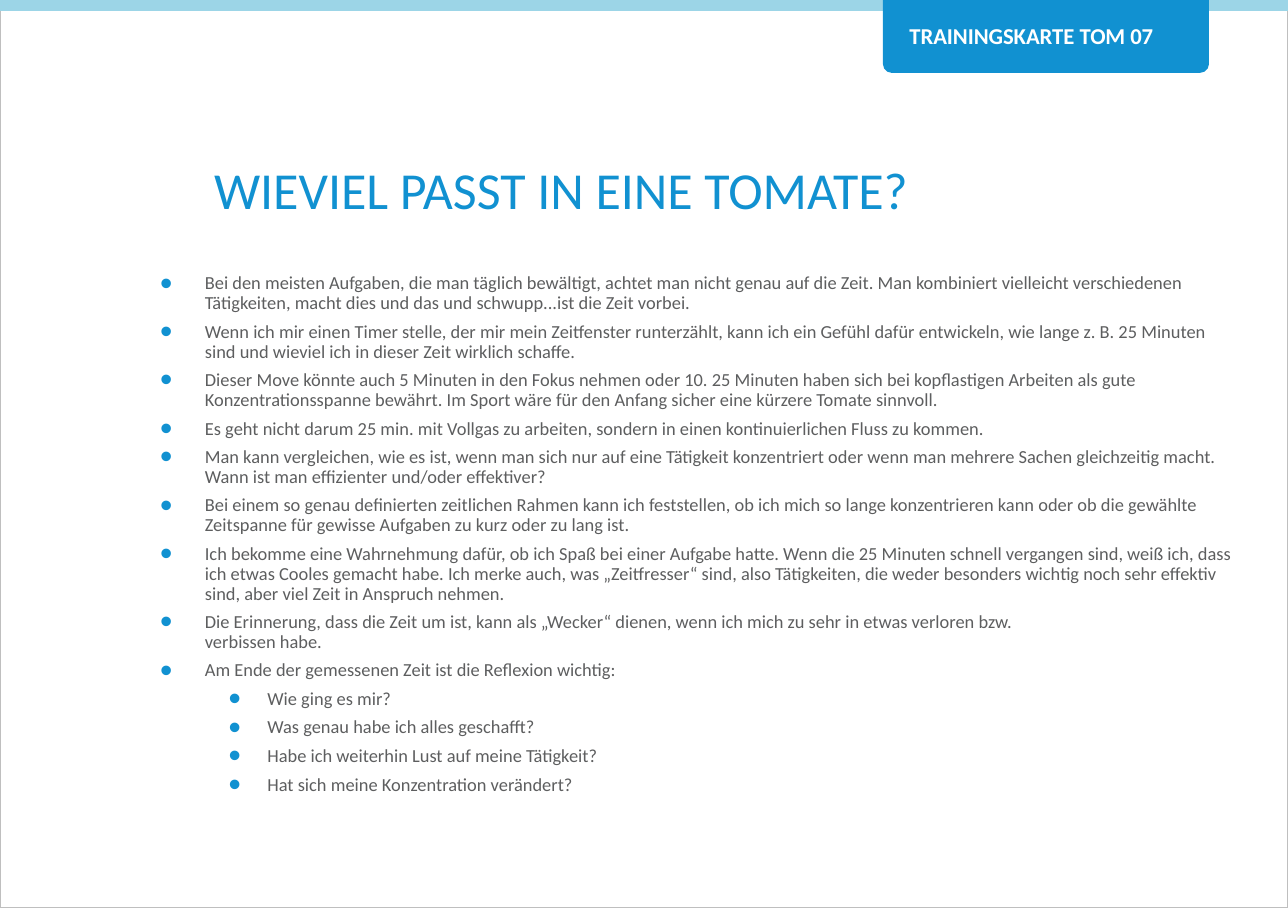
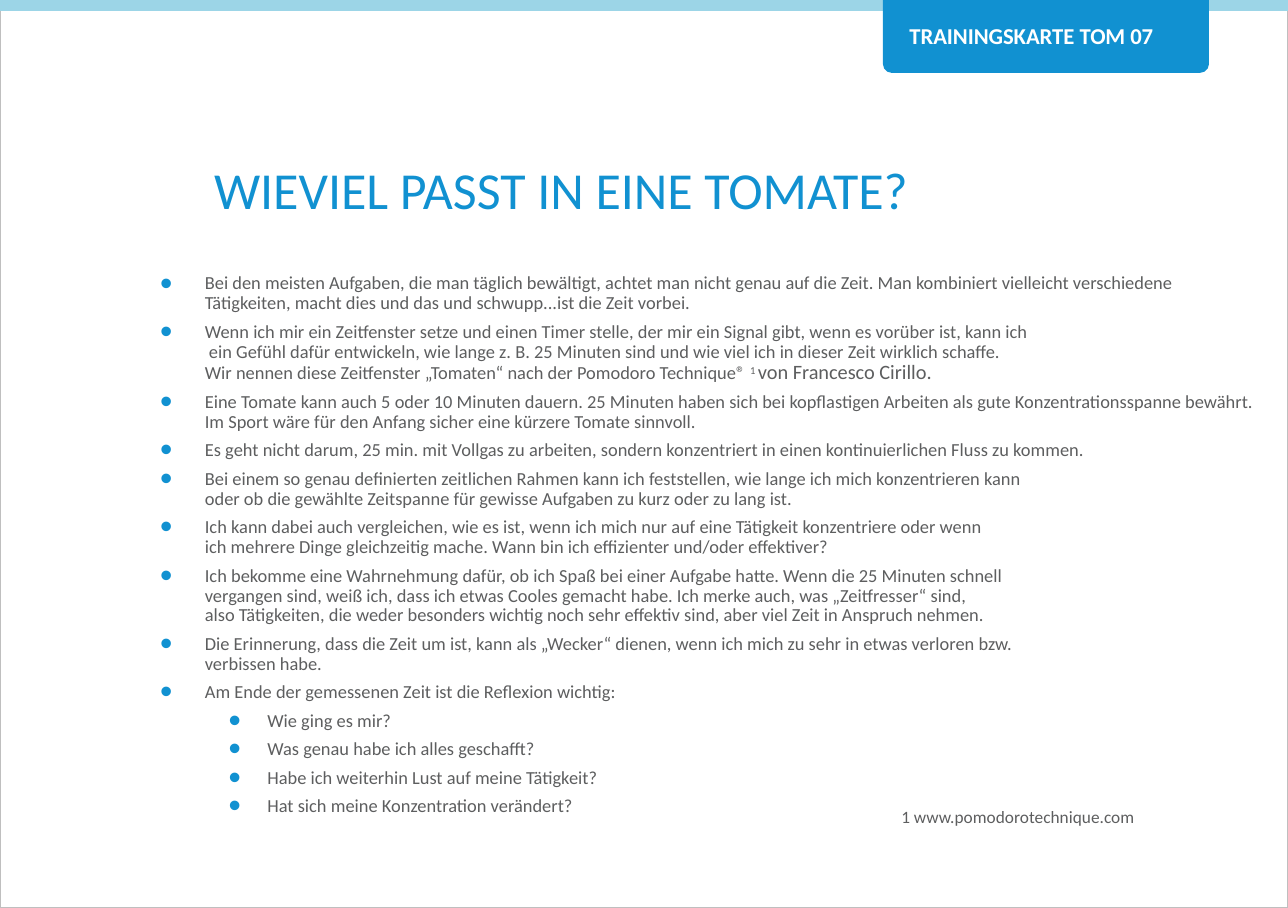
Before and after one commit to Teamtool/training-materials, a slide deck: slide 1 of agile moves/Tomatoes (TOM)/ger_TOM_07_Wieviel_passt_in_eine_Tomate.pptx. Drawn at 1288x908 pixels with LibreOffice and Linux fonts; fonts in the diff are those of the drawing; background and template pictures are left out. Boxes give left, top, right and bottom in pixels: in the first picture for what was removed or moved away, otherwise in the second. Text is boxed around its words. In the diff, an @@ line names an element or a change of style, - is before the commit and + after.

```diff
--- a/agile moves/Tomatoes (TOM)/ger_TOM_07_Wieviel_passt_in_eine_Tomate.pptx
+++ b/agile moves/Tomatoes (TOM)/ger_TOM_07_Wieviel_passt_in_eine_Tomate.pptx
@@ text at (x1=205, y1=276, x2=1172, y2=556): text changed @@
-• Bei den meisten Aufgaben, die man täglich bewältigt, achtet man nicht genau auf die Zeit. Man kombiniert vielleicht verschiedenen Tätigkeiten, macht dies und das und schwupp...ist die Zeit vorbei.
-• Wenn ich mir einen Timer stelle, der mir mein Zeitfenster runterzählt, kann ich ein Gefühl dafür entwickeln, wie lange z. B. 25 Minuten sind und wieviel ich in dieser Zeit wirklich schaffe.
-• Dieser Move könnte auch 5 Minuten in den Fokus nehmen oder 10. 25 Minuten haben sich bei kopflastigen Arbeiten als gute Konzentrationsspanne bewährt. Im Sport wäre für den Anfang sicher eine kürzere Tomate sinnvoll.
-• Es geht nicht darum 25 min. mit Vollgas zu arbeiten, sondern in einen kontinuierlichen Fluss zu kommen.
-• Man kann vergleichen, wie es ist, wenn man sich nur auf eine Tätigkeit konzentriert oder wenn man mehrere Sachen gleichzeitig macht. Wann ist man effizienter und/oder effektiver?
-• Bei einem so genau definierten zeitlichen Rahmen kann ich feststellen, ob ich mich so lange konzentrieren kann oder ob die gewählte Zeitspanne für gewisse Aufgaben zu kurz oder zu lang ist.
+• Bei den meisten Aufgaben, die man täglich bewältigt, achtet man nicht genau auf die Zeit. Man kombiniert vielleicht verschiedene Tätigkeiten, macht dies und das und schwupp...ist die Zeit vorbei.
+• Wenn ich mir ein Zeitfenster setze und einen Timer stelle, der mir ein Signal gibt, wenn es vorüber ist, kann ich
+  ein Gefühl dafür entwickeln, wie lange z. B. 25 Minuten sind und wie viel ich in dieser Zeit wirklich schaffe.
+  Wir nennen diese Zeitfenster „Tomaten“ nach der Pomodoro Technique® 1 von Francesco Cirillo.
+• Eine Tomate kann auch 5 oder 10 Minuten dauern. 25 Minuten haben sich bei kopflastigen Arbeiten als gute Konzentrationsspanne bewährt. Im Sport wäre für den Anfang sicher eine kürzere Tomate sinnvoll.
+• Es geht nicht darum, 25 min. mit Vollgas zu arbeiten, sondern konzentriert in einen kontinuierlichen Fluss zu kommen.
+• Bei einem so genau definierten zeitlichen Rahmen kann ich feststellen, wie lange ich mich konzentrieren kann
+  oder ob die gewählte Zeitspanne für gewisse Aufgaben zu kurz oder zu lang ist.
+• Ich kann dabei auch vergleichen, wie es ist, wenn ich mich nur auf eine Tätigkeit konzentriere oder wenn
+  ich mehrere Dinge gleichzeitig mache. Wann bin ich effizienter und/oder effektiver?
@@ text added at (x1=901, y1=811, x2=1134, y2=826), 8 pt, text #5D5E5F @@
+1 www.pomodorotechnique.com
```
Also in this commit, not shown: 1 other slide changed, 1 other file.
